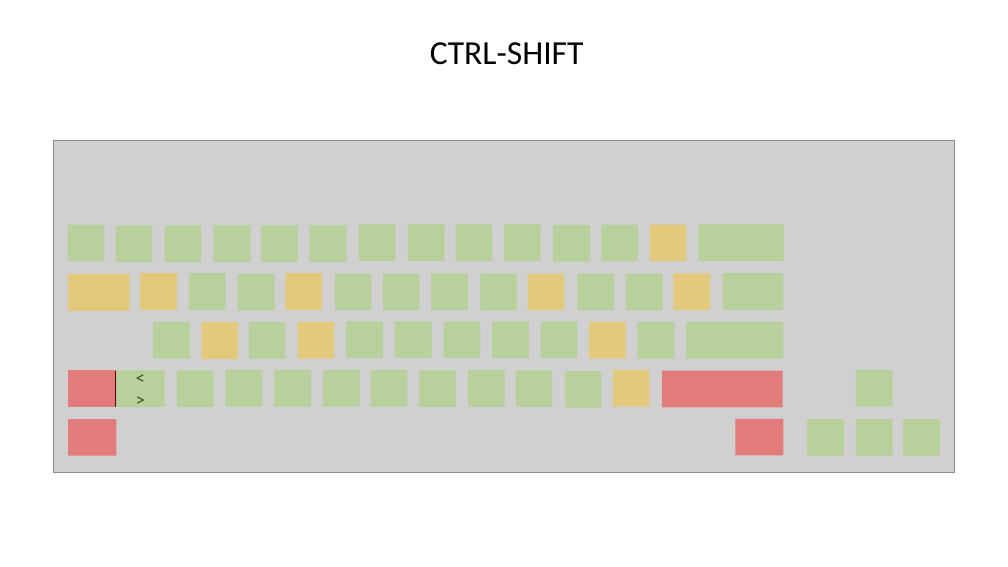
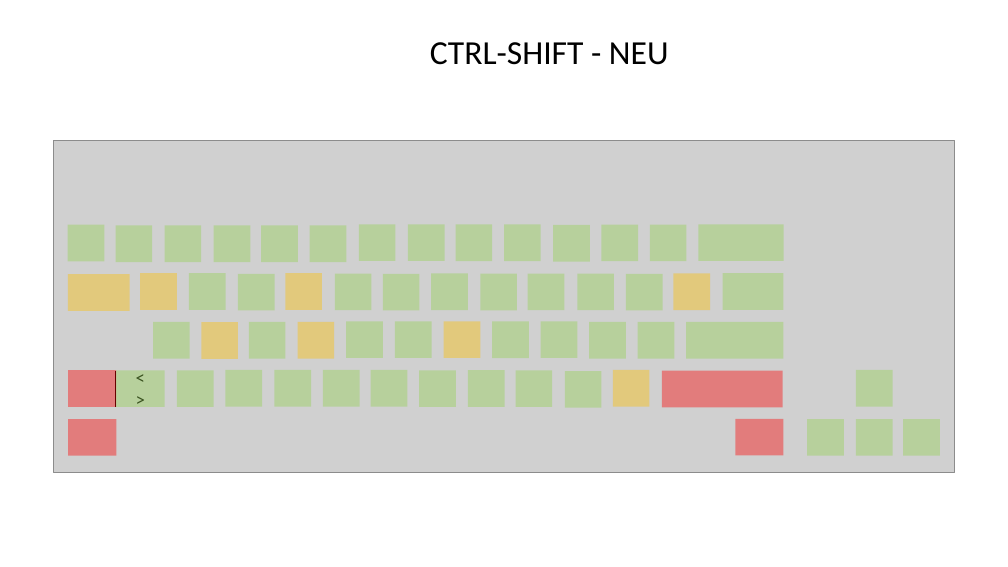
Before and after one commit to LucaKuechler/FastKey, a slide deck: slide 4 of doku/Keys.pptx (slide 5 before the commit). Drawn at 1008x567 pixels with LibreOffice and Linux fonts; fonts in the diff are those of the drawing; grey boxes stand for pictures. Boxes give left, top, right and bottom in pixels: in the first picture for what was removed or moved away, otherwise in the second. Text is boxed around its words. In the diff, an @@ line names an element or a change of style, - is before the commit and + after.

```diff
--- a/doku/Keys.pptx
+++ b/doku/Keys.pptx
@@ text at [430, 42, 669, 65]: text changed @@
-CTRL-SHIFT
+CTRL-SHIFT - NEU
@@ rectangle at [444, 321, 481, 358]: fill #92D050 at 40% opacity to #FFC000 at 40% opacity @@
@@ fill #FFC000 at 40% opacity to #92D050 at 40% opacity in 3 elements at [650, 225, 687, 261], [528, 274, 565, 310], [589, 322, 626, 358] @@
```
Also in this commit, not shown: 4 other slides changed, 1 slide added, 1 slide removed, 5 other files.
